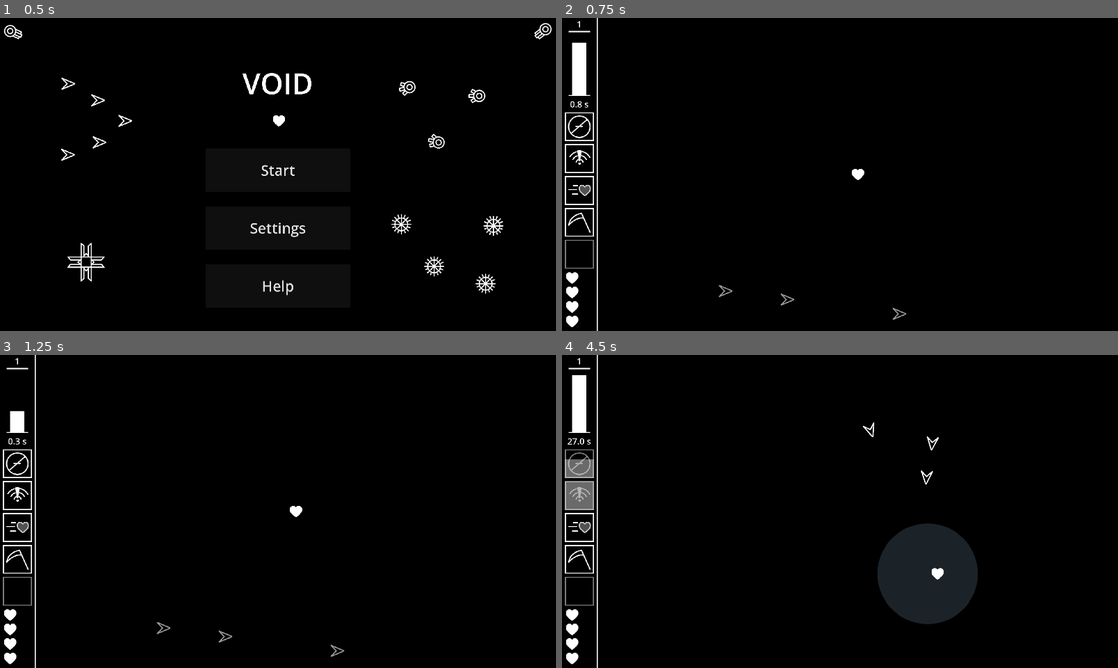
Above: before the commit, frames 1-4 (two rows, left to right).
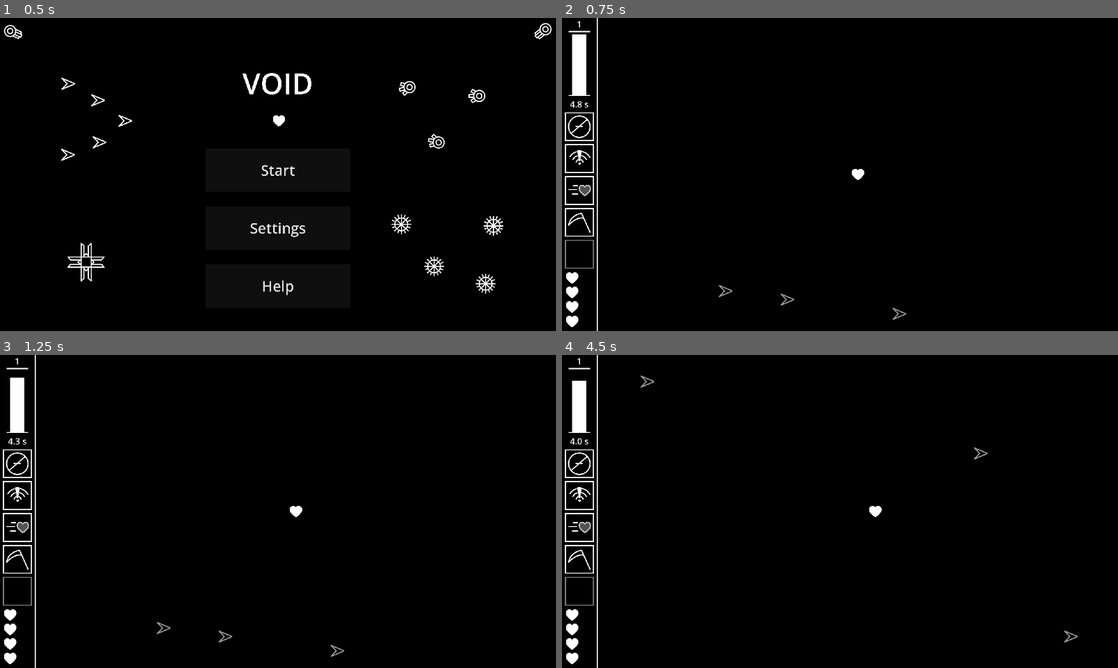
Above: after the commit, the same moments.

Repository: OrusLiOx/VOID
Game: Godot game, scene res://Scenes/main.tscn
Same seed, same stepped clock (60 frames per second), same inputs: the game is played once before the commit and once after it.
Inputs (mouse positions are in pixels of both pictures, inside the frame that each line leads up to):
- Up to frame 1 (0.5 s): no input
- Up to frame 2 (0.75 s): click "Start" at 0.5 s
- Up to frame 3 (1.25 s): no input
- Up to frame 4 (4.5 s): tap Enter at 1.25 s; move the mouse to (962, 495) at 1.27 s; hold D (Right) 1.28-2 s; tap Tab at 1.35, 3.05 s; click (962, 495) at 1.42 s; click (856, 564) at 2 s, where only the run after the commit has a clickable "Restart"; move the mouse to (728, 527) at 2.77 s; hold S (Down) 2.78-3.5 s; tap [ (Ability0) at 2.85 s; click (856, 564) at 3.5 s, where only the run after the commit has a clickable "Restart"; move the mouse to (895, 442) at 4.27 s; hold D (Right) from 4.28 s (still down); tap ] (Ability1) at 4.35 s

Frame 1 is identical in both runs. In frame 2, less than 0.1% of the frame differs, in the area x 1-5%, y 5-29%; in frame 3, 0.3%; in frame 4, 5.7%, in the area x 0-93%, y 6-92%.

Commit message:
minor fixes for final build

Diff:
--- a/Godot/Scenes/Player/Scripts/bindings.gd
+++ b/Godot/Scenes/Player/Scripts/bindings.gd
@@ -28,7 +28,7 @@
 		"Ability2": [KEY_SHIFT, KEY_3, null, JOY_BUTTON_X],
 		"Ability3": [KEY_SPACE, KEY_4, null, JOY_BUTTON_Y],
 		"Item": [KEY_F, KEY_5, null, JOY_BUTTON_RIGHT_SHOULDER],
-		"Pause": [KEY_ESCAPE, null, null, JOY_BUTTON_START]
+		"Pause": [KEY_ESCAPE, KEY_TAB, null, JOY_BUTTON_START]
 	}
 
 	var keys = bindings.keys()
@@ -93,6 +93,7 @@
 		return
 
 	waitForInput = false
+	timer.stop()
 	$Label.text = ""
 	timerLabel.text = ""
 	set_binding(settingAction, e, settingIndex)
--- a/Godot/Scenes/Scripts/game.gd
+++ b/Godot/Scenes/Scripts/game.gd
@@ -98,7 +98,7 @@
 		child.queue_free()
 	wave = 0
 	waveLength = 30
-	waveWait = 1
+	waveWait = 5
 	numOfHazards = 0
 	numOfPacks = 1
 	enemyTypes = 1
--- a/Godot/Scenes/Scripts/settings.gd
+++ b/Godot/Scenes/Scripts/settings.gd
@@ -6,6 +6,7 @@
 func _ready():
 	lives = $Node2D/lives/LineEdit
 	LineEditRegEx.compile("^[0-9]*$")
+	_on_h_slider_value_changed($Node2D/Volume/HSlider.value)
 
 func _on_infinite_lives_toggled(toggled_on):
 	Globals.infiniteLives = toggled_on
@@ -27,3 +28,8 @@
 func _on_controls_button_down():
 	$Bindings.visible = true
 	pass # Replace with function body.
+
+
+func _on_h_slider_value_changed(value):
+	var decible = linear_to_db(float(value)/100.0)
+	AudioServer.set_bus_volume_db(0, decible)
--- a/Godot/Scenes/settings.tscn
+++ b/Godot/Scenes/settings.tscn
@@ -91,7 +91,6 @@
 text = "1"
 
 [node name="Volume" type="Label" parent="Node2D"]
-visible = false
 offset_top = 512.0
 offset_right = 185.0
 offset_bottom = 581.0
@@ -112,6 +111,7 @@
 offset_top = 37.0
 offset_right = 921.0
 offset_bottom = 53.0
+value = 70.0
 
 [node name="Controls" type="Button" parent="."]
 offset_left = 688.0
@@ -128,4 +128,5 @@
 [connection signal="toggled" from="Node2D/infiniteLives/InfiniteLives" to="." method="_on_infinite_lives_toggled"]
 [connection signal="focus_exited" from="Node2D/lives/LineEdit" to="." method="_on_line_edit_focus_exited"]
 [connection signal="text_changed" from="Node2D/lives/LineEdit" to="." method="_on_line_edit_text_changed"]
+[connection signal="value_changed" from="Node2D/Volume/HSlider" to="." method="_on_h_slider_value_changed"]
 [connection signal="button_down" from="Controls" to="." method="_on_controls_button_down"]
